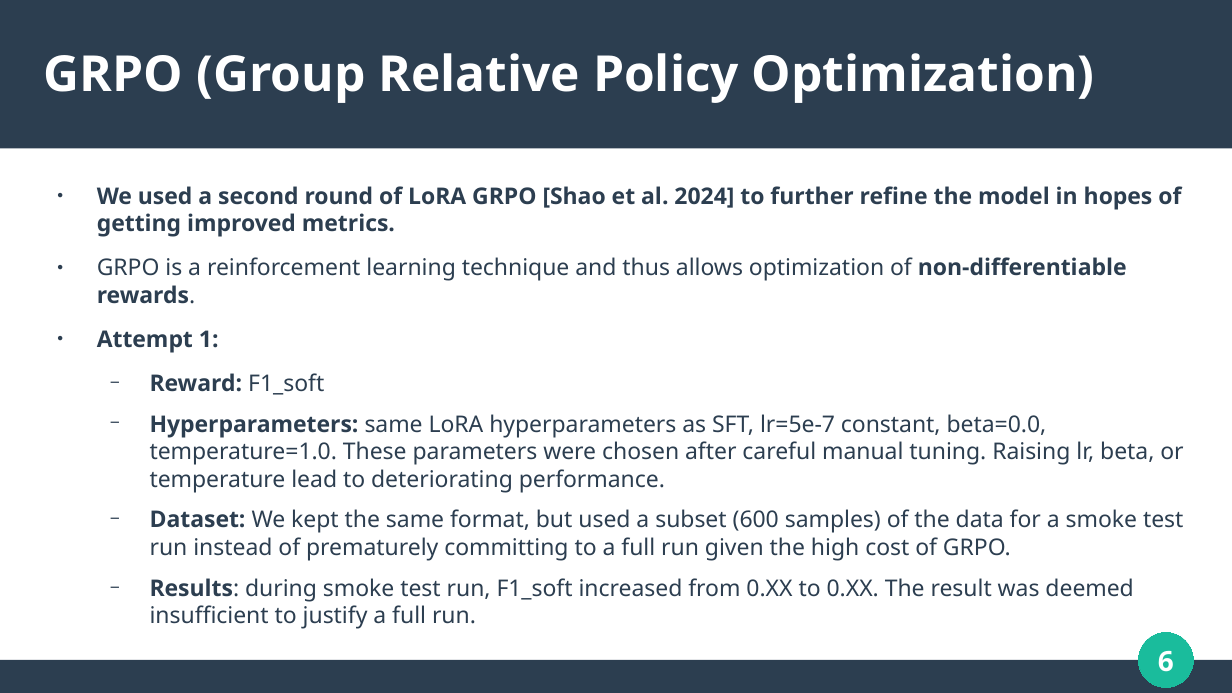
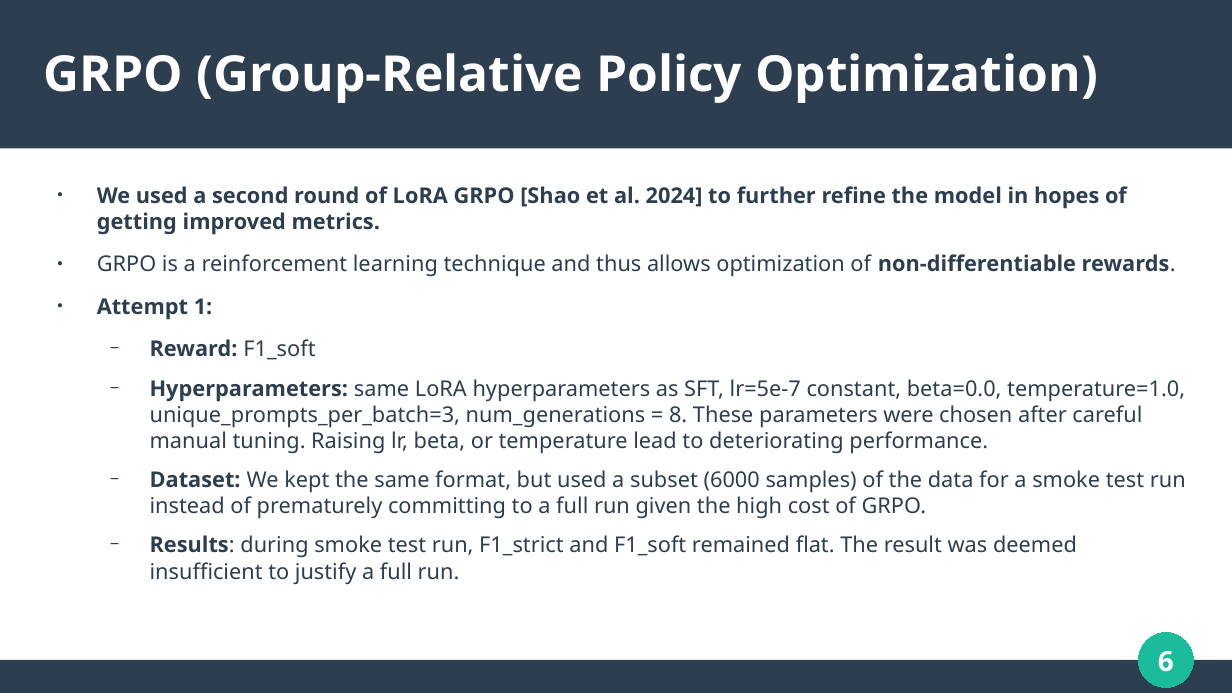
Before and after one commit to francescoriccardocrescenzi/UniversalMedNER, a slide deck: slide 6 of Presentation/Presentation.odp. Drawn at 1232x693 pixels with LibreOffice and Linux fonts; fonts in the diff are those of the drawing. Boxes give left, top, right and bottom in pixels: in the first picture for what was removed or moved away, otherwise in the second. Text is boxed around its words. In the diff, an @@ line names an element or a change of style, - is before the commit and + after.

Commit message:
Added final results

```diff
--- a/Presentation/Presentation.odp
+++ b/Presentation/Presentation.odp
@@ title at (44,53,1098,103): text changed @@
-GRPO (Group Relative Policy Optimization)
+GRPO (Group-Relative Policy Optimization)
@@ text at (97,186,1176,360): size 14.8 to 14 pt in "We used a second round of LoRA ...", "GRPO is a reinforcement learning technique and ...", "Attempt 1:", "Reward: F1_soft" @@
@@ text at (150,379,1186,584): text changed; size 14.8 to 14 pt @@
-  − Hyperparameters: same LoRA hyperparameters as SFT, lr=5e-7 constant, beta=0.0, temperature=1.0. These parameters were chosen after careful manual tuning. Raising lr, beta, or temperature lead to deteriorating performance.
-  − Dataset: We kept the same format, but used a subset (600 samples) of the data for a smoke test run instead of prematurely committing to a full run given the high cost of GRPO.
-  − Results: during smoke test run, F1_soft increased from 0.XX to 0.XX. The result was deemed insufficient to justify a full run.
+  − Hyperparameters: same LoRA hyperparameters as SFT, lr=5e-7 constant, beta=0.0, temperature=1.0, unique_prompts_per_batch=3, num_generations = 8. These parameters were chosen after careful manual tuning. Raising lr, beta, or temperature lead to deteriorating performance.
+  − Dataset: We kept the same format, but used a subset (6000 samples) of the data for a smoke test run instead of prematurely committing to a full run given the high cost of GRPO.
+  − Results: during smoke test run, F1_strict and F1_soft remained flat. The result was deemed insufficient to justify a full run.
```
Also in this commit, not shown: 4 other slides changed, 1 other file.
